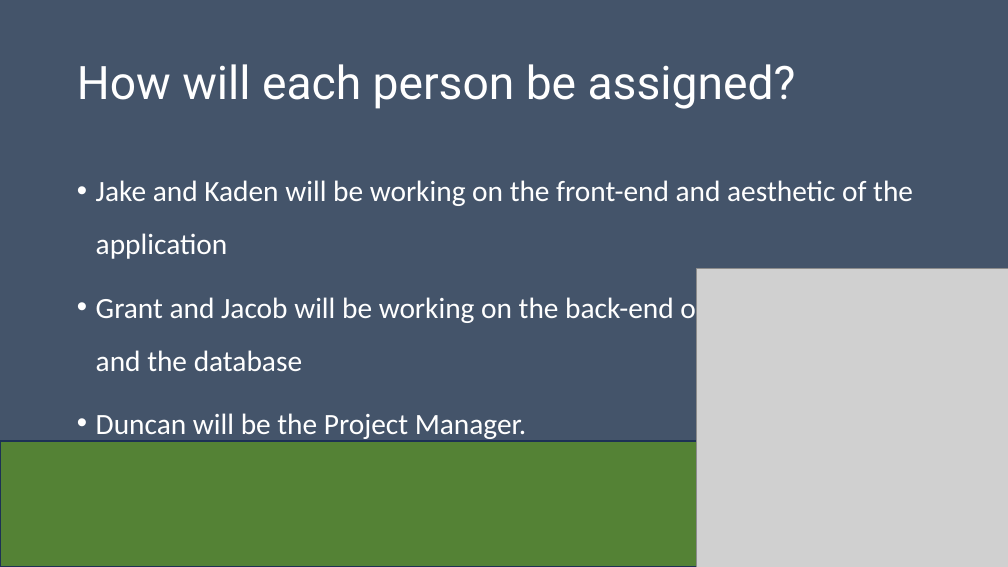
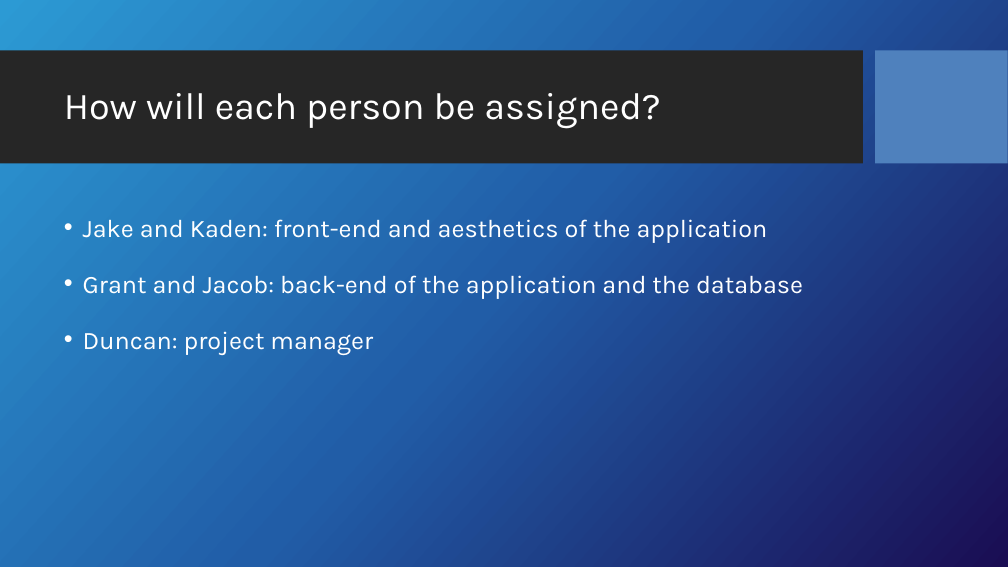
Before and after one commit to Dwaddle26/EncryptNotes, a slide deck: slide 10 of Team_2_Presentation_1.pptx (slide 9 before the commit). Drawn at 1008x567 pixels with LibreOffice and Linux fonts; fonts in the diff are those of the drawing; grey boxes stand for pictures; background and template pictures are left out. Boxes give left, top, right and bottom in pixels: in the first picture for what was removed or moved away, otherwise in the second. Text is boxed around its words. In the diff, an @@ line names an element or a change of style, - is before the commit and + after.

Commit message:
Update Team_2_Presentation_1.pptx
Reworked all slides, changed format

```diff
--- a/Team_2_Presentation_1.pptx
+++ b/Team_2_Presentation_1.pptx
@@ background #44546A to picture (left out) @@
@@ rectangle added at <box>0,51,863,164</box>, fill #262626 @@
@@ rectangle added at <box>876,51,1008,164</box>, fill #4F81BD @@
@@ title "How will each person be ...": place and size @@
-title "How will each person be ..." at <box>77,64,796,109</box>
+title "How will each person be ..." at <box>64,93,660,128</box>
@@ title "How will each person be ..." at <box>64,93,660,128</box>: size 44 to 36 pt, font Roboto to Karla @@
@@ text at <box>83,219,803,355</box>: text changed; size 28 to 24 pt; font Calibri to Karla @@
-• Jake and Kaden will be working on the front-end and aesthetic of the application
-• Grant and Jacob will be working on the back-end of the application and the database
-• Duncan will be the Project Manager.
+• Jake and Kaden: front-end and aesthetics of the application
+• Grant and Jacob: back-end of the application and the database
+• Duncan: project manager
@@ picture removed at <box>696,268,1008,567</box> @@
@@ rectangle removed at <box>0,441,1008,567</box> @@
```
Also in this commit, not shown: 6 other slides changed, 5 slides added, 4 slides removed.
